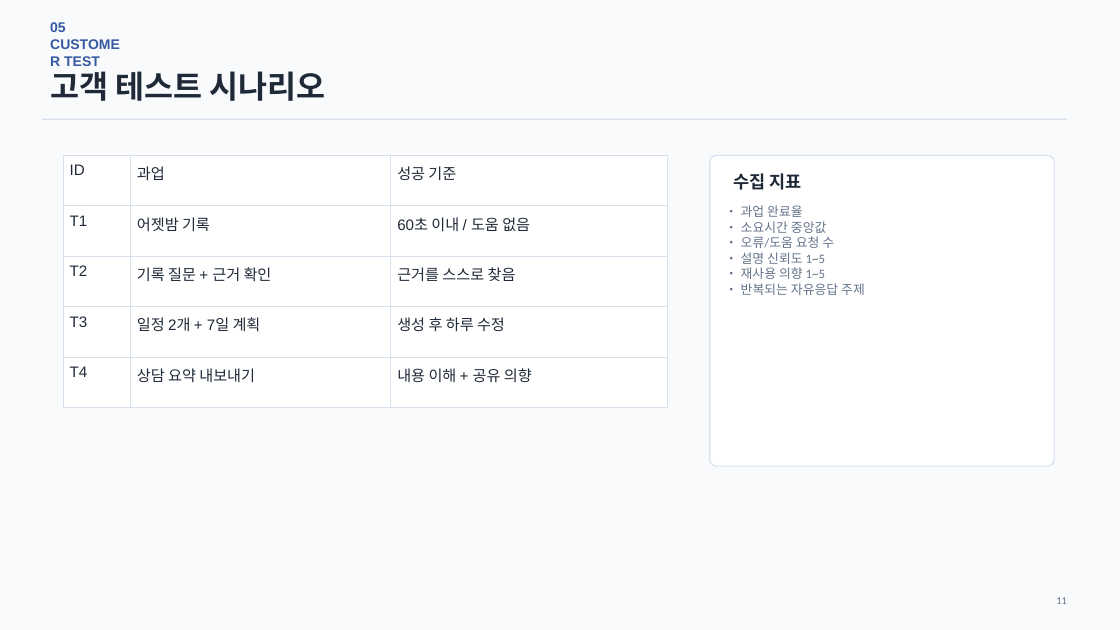
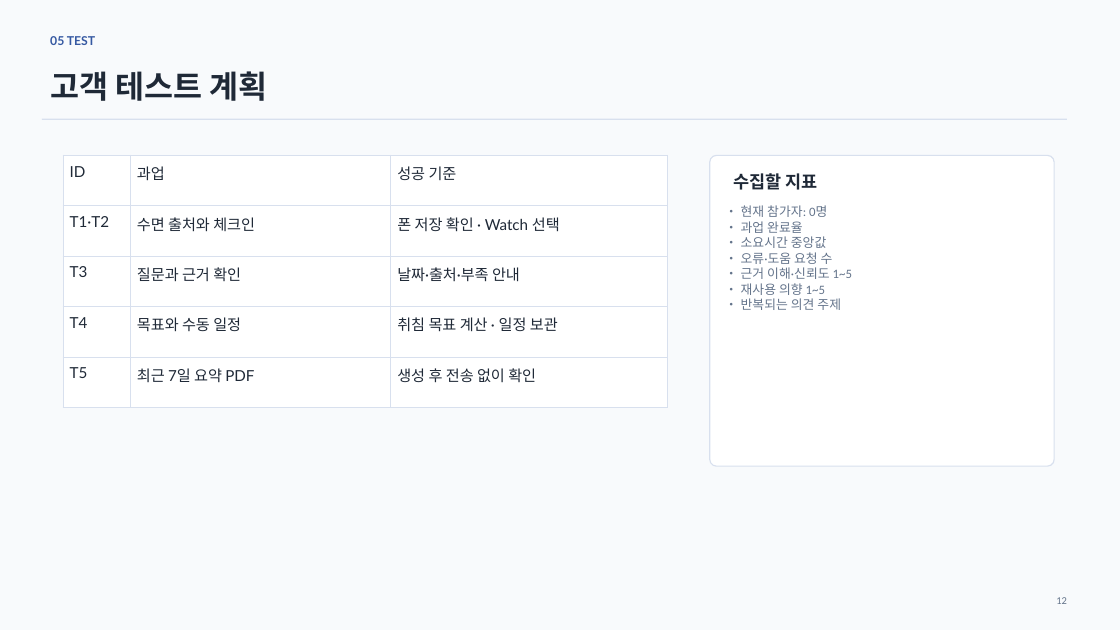
Before and after one commit to JinWoong-Jung/snorlax, a slide deck: slide 12 of 02_Jammanbo_UIUX.pptx (slide 11 before the commit). Drawn at 1120x630 pixels with LibreOffice and Linux fonts; fonts in the diff are those of the drawing. Boxes give left, top, right and bottom in pixels: in the first picture for what was removed or moved away, otherwise in the second. Text is boxed around its words. In the diff, an @@ line names an element or a change of style, - is before the commit and + after.

```diff
--- a/02_Jammanbo_UIUX.pptx
+++ b/02_Jammanbo_UIUX.pptx
@@ text at (50, 36, 95, 45): text changed; size 12 to 10.5 pt; font Arial to Lato @@
-05 CUSTOMER TEST
+05 TEST
@@ text at (50, 71, 268, 101): text changed; font Arial to Lato @@
-고객 테스트 시나리오
+고객 테스트 계획
@@ table at (63, 155, 668, 466) @@
-row 2: T1 | 어젯밤 기록 | 60초 이내 / 도움 없음
+row 2: T1·T2 | 수면 출처와 체크인 | 폰 저장 확인 · Watch 선택
-row 3: T2 | 기록 질문 + 근거 확인 | 근거를 스스로 찾음
+row 3: T3 | 질문과 근거 확인 | 날짜·출처·부족 안내
-row 4: T3 | 일정 2개 + 7일 계획 | 생성 후 하루 수정
+row 4: T4 | 목표와 수동 일정 | 취침 목표 계산 · 일정 보관
-row 5: T4 | 상담 요약 내보내기 | 내용 이해 + 공유 의향
+row 5: T5 | 최근 7일 요약 PDF | 생성 후 전송 없이 확인
@@ font Arial to Lato in "ID", "과업", "성공 기준" @@
@@ text at (733, 173, 817, 190): text changed @@
-수집 지표
+수집할 지표
@@ text at (741, 205, 827, 217): paragraph added @@
+• 현재 참가자: 0명
@@ text at (741, 252, 852, 279): text changed @@
-• 오류/도움 요청 수
-• 설명 신뢰도 1~5
+• 오류·도움 요청 수
+• 근거 이해·신뢰도 1~5
@@ text at (741, 298, 841, 310): text changed @@
-• 반복되는 자유응답 주제
+• 반복되는 의견 주제
```
Also in this commit, not shown: 7 other slides changed, 5 slides added, 4 slides removed, 58 other files.
